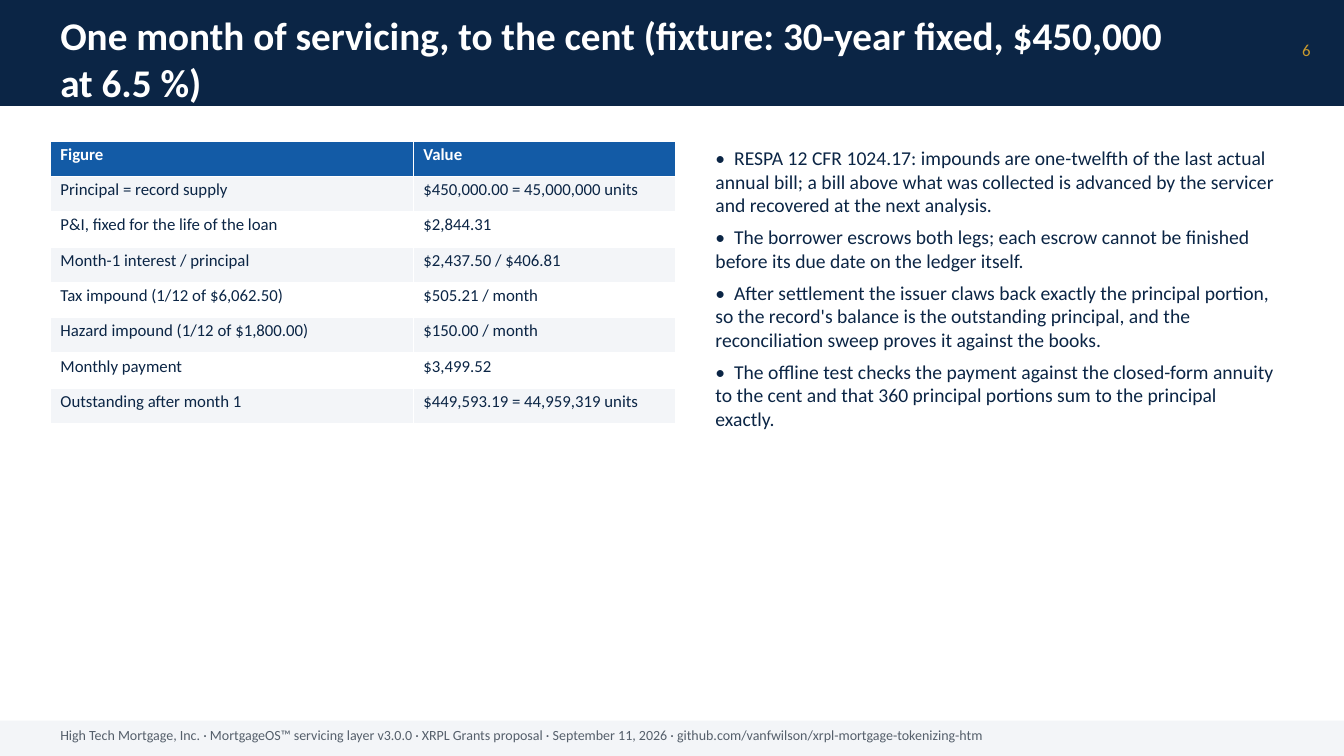
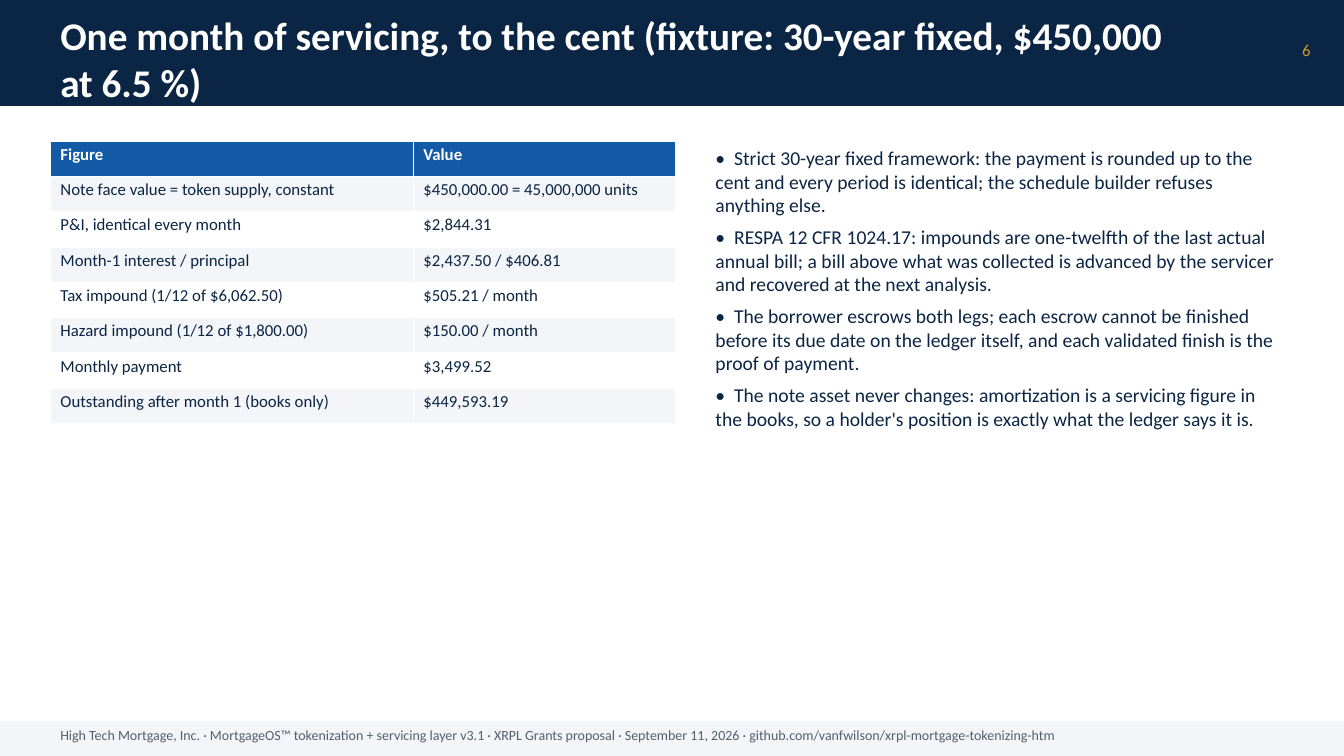
Before and after one commit to vanfwilson/xrpl-mortgage-tokenizing-htm, a slide deck: slide 6 of docs/grant-deck-2026-09-11.pptx. Drawn at 1344x756 pixels with LibreOffice and Linux fonts; fonts in the diff are those of the drawing. Boxes give left, top, right and bottom in pixels: in the first picture for what was removed or moved away, otherwise in the second. Text is boxed around its words. In the diff, an @@ line names an element or a change of style, - is before the commit and + after.

```diff
--- a/docs/grant-deck-2026-09-11.pptx
+++ b/docs/grant-deck-2026-09-11.pptx
@@ table at [50,141,676,423] @@
-row 2, column 1: Principal = record supply
+row 2, column 1: Note face value = token supply, constant
-row 3, column 1: P&I, fixed for the life of the loan
+row 3, column 1: P&I, identical every month
-row 8, column 1: Outstanding after month 1
+row 8, column 1: Outstanding after month 1 (books only)
-row 8, column 2: $449,593.19 = 44,959,319 units
+row 8, column 2: $449,593.19
@@ text at [715,151,1253,216]: paragraph added @@
+• Strict 30-year fixed framework: the payment is rounded up to the cent and every period is identical; the schedule builder refuses anything else.
@@ text at [715,309,1273,430]: text changed @@
-• The borrower escrows both legs; each escrow cannot be finished before its due date on the ledger itself.
-• After settlement the issuer claws back exactly the principal portion, so the record's balance is the outstanding principal, and the reconciliation sweep proves it against the books.
-• The offline test checks the payment against the closed-form annuity to the cent and that 360 principal portions sum to the principal exactly.
+• The borrower escrows both legs; each escrow cannot be finished before its due date on the ledger itself, and each validated finish is the proof of payment.
+• The note asset never changes: amortization is a servicing figure in the books, so a holder's position is exactly what the ledger says it is.
@@ text at [60,730,1054,743]: text changed @@
-High Tech Mortgage, Inc. · MortgageOS™ servicing layer v3.0.0 · XRPL Grants proposal · September 11, 2026 · github.com/vanfwilson/xrpl-mortgage-tokenizing-htm
+High Tech Mortgage, Inc. · MortgageOS™ tokenization + servicing layer v3.1 · XRPL Grants proposal · September 11, 2026 · github.com/vanfwilson/xrpl-mortgage-tokenizing-htm
```
Also in this commit, not shown: 14 other slides changed, 18 other files.
